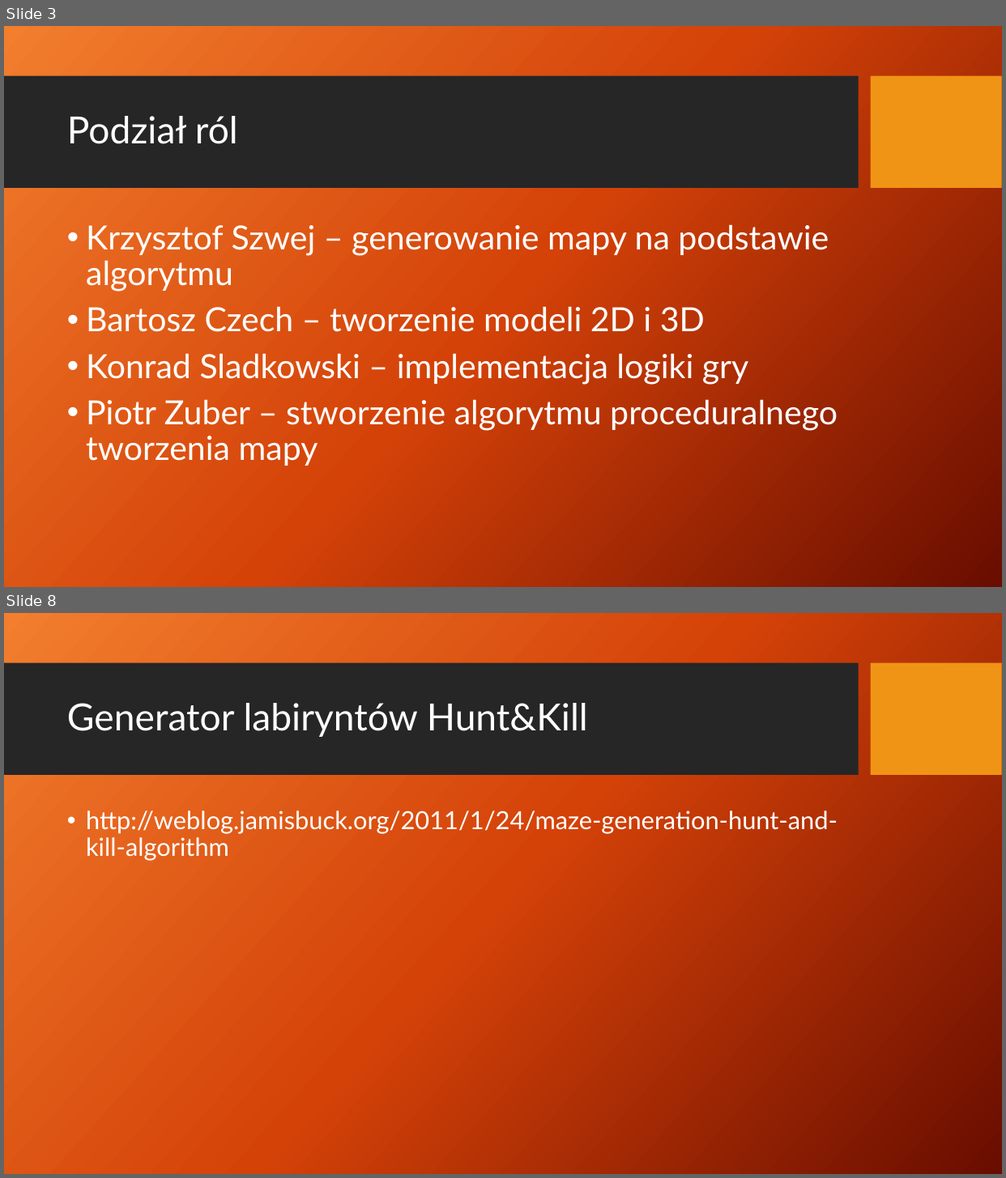
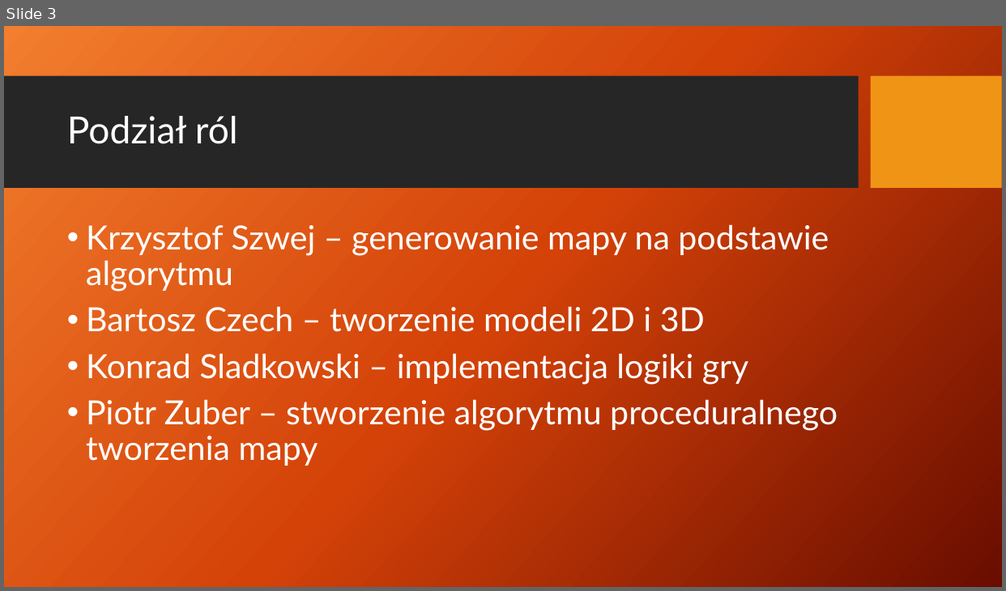
Before and after one commit to FakeOrganization-TD/TowerDefence, a slide deck: Prezentacje/Prez 2 - oceniana.pptx. Shown one above the other, each under a label of ours: slides 3 and 8 before the commit, slide 3 after it; the slides between them are not shown. The pictures are 1006x1178 and 1006x591 pixels, drawn with LibreOffice and Linux fonts; fonts in the diff are those of the drawing; background and template pictures are left out. Boxes give left, top, right and bottom in pixels: in the first picture for what was removed or moved away, otherwise in the second. Text is boxed around its words. In the diff, an @@ line names an element or a change of style, - is before the commit and + after.

```diff
--- a/Prezentacje/Prez 2 - oceniana.pptx
+++ b/Prezentacje/Prez 2 - oceniana.pptx
@@ slide 8 removed at box(4, 613, 1002, 1174), background picture (left out); not listed: 2 template elements that a slide beside it also shows @@
@@ title removed at box(67, 703, 588, 737) @@
-Generator labiryntów Hunt&Kill
@@ text removed at box(86, 807, 837, 861) @@
-• http://weblog.jamisbuck.org/2011/1/24/maze-generation-hunt-and-kill-algorithm
```
Also in this commit, not shown: 4 slides added, 4 other slides removed.
